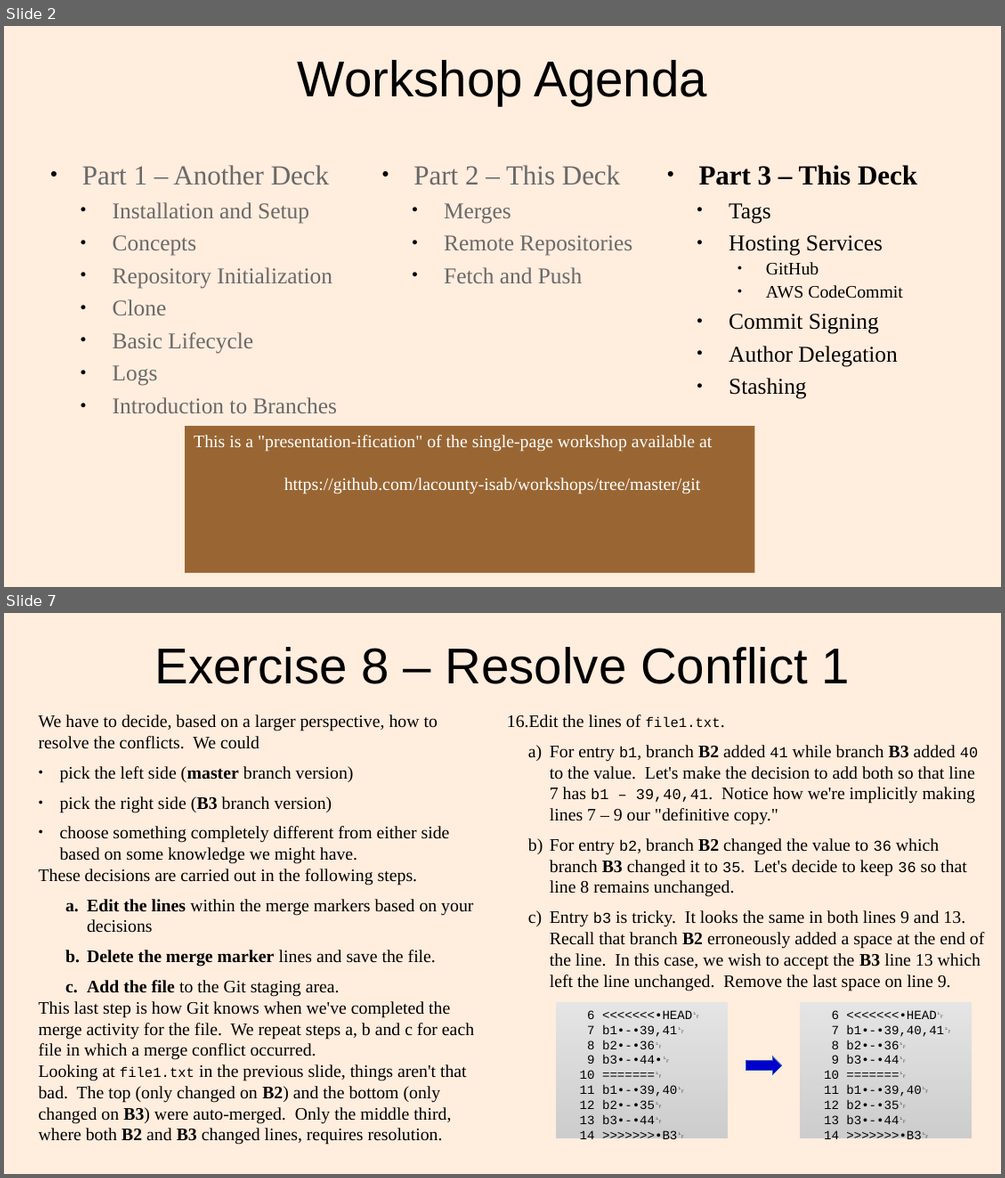
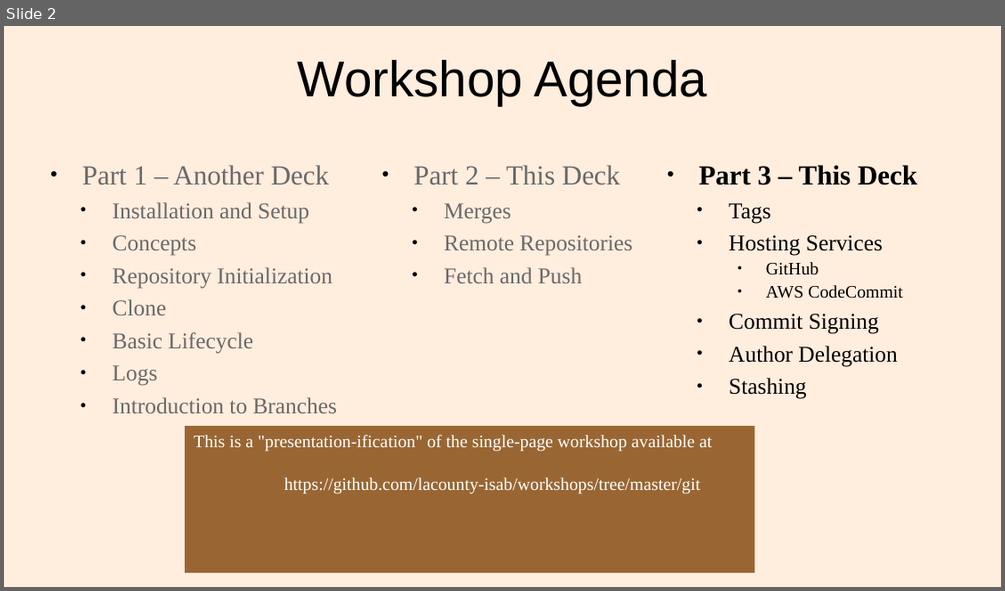
Before and after one commit to lacounty-isab/workshops, a slide deck: git/GitWorkshop3.odp. Shown one above the other, each under a label of ours: slides 2 and 7 before the commit, slide 2 after it; the slides between them are not shown. The pictures are 1005x1178 and 1005x591 pixels, drawn with LibreOffice and Linux fonts; fonts in the diff are those of the drawing. Boxes give left, top, right and bottom in pixels: in the first picture for what was removed or moved away, otherwise in the second. Text is boxed around its words. In the diff, an @@ line names an element or a change of style, - is before the commit and + after.

```diff
--- a/git/GitWorkshop3.odp
+++ b/git/GitWorkshop3.odp
@@ slide 7 removed at (4,613,1001,1174), background #FFEDDE @@
@@ title removed at (155,647,850,684) @@
-Exercise 8 – Resolve Conflict 1
@@ text removed at (39,714,474,1144) @@
-We have to decide, based on a larger perspective, how to resolve the conflicts. We could
-● pick the left side (master branch version)
-● pick the right side (B3 branch version)
-● choose something completely different from either side based on some knowledge we might have.
-These decisions are carried out in the following steps.
-a. Edit the lines within the merge markers based on your decisions
-b. Delete the merge marker lines and save the file.
-c. Add the file to the Git staging area.
-This last step is how Git knows when we've completed the merge activity for the file. We repeat steps a, b and c for each file in which a merge conflict occurred.
-Looking at file1.txt in the previous slide, things aren't that bad. The top (only changed on B2) and the bottom (only changed on B3) were auto-merged. Only the middle third, where both B2 and B3 changed lines, requires resolution.
@@ text removed at (507,714,984,990) @@
-16. Edit the lines of file1.txt.
-  a) For entry b1, branch B2 added 41 while branch B3 added 40 to the value. Let's make the decision to add both so that line 7 has b1 – 39,40,41. Notice how we're implicitly making lines 7 – 9 our "definitive copy."
-  b) For entry b2, branch B2 changed the value to 36 which branch B3 changed it to 35. Let's decide to keep 36 so that line 8 remains unchanged.
-  c) Entry b3 is tricky. It looks the same in both lines 9 and 13. Recall that branch B2 erroneously added a space at the end of the line. In this case, we wish to accept the B3 line 13 which left the line unchanged. Remove the last space on line 9.
@@ rectangle removed at (556,1002,728,1138) @@
-6 <<<<<<<•HEAD␊
-7 b1•-•39,41␊
-8 b2•-•36␊
-9 b3•-•44•␊
-10 =======␊
-11 b1•-•39,40␊
-12 b2•-•35␊
-13 b3•-•44␊
-14 >>>>>>>•B3␊
@@ rectangle removed at (800,1002,971,1138) @@
-6 <<<<<<<•HEAD␊
-7 b1•-•39,40,41␊
-8 b2•-•36␊
-9 b3•-•44␊
-10 =======␊
-11 b1•-•39,40␊
-12 b2•-•35␊
-13 b3•-•44␊
-14 >>>>>>>•B3␊
@@ right arrow removed at (745,1056,782,1074) @@
```
Also in this commit, not shown: 1 slide added, 6 other slides removed, 3 other files.
